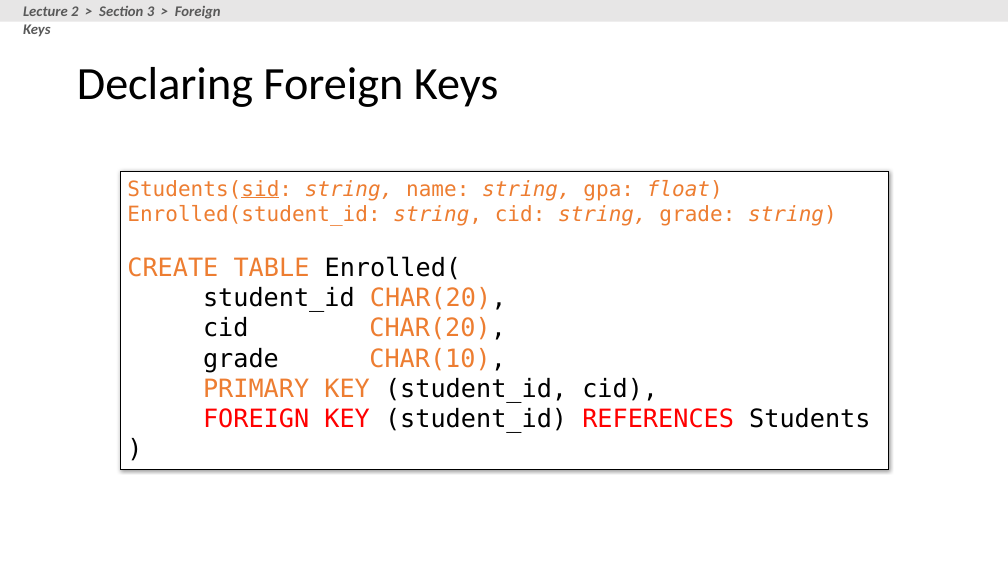
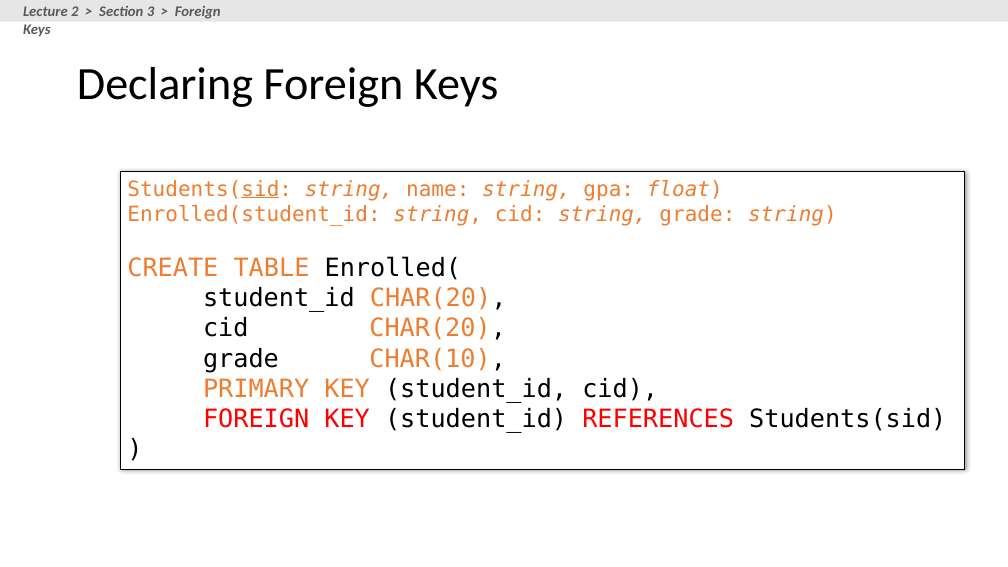
Before and after one commit to HazyResearch/cs145-notebooks-2016, a slide deck: slide 37 of lecture-2-3/Lecture_2_3_SQL.pptx (slide 36 before the commit). Drawn at 1008x567 pixels with LibreOffice and Linux fonts; fonts in the diff are those of the drawing. Boxes give left, top, right and bottom in pixels: in the first picture for what was removed or moved away, otherwise in the second. Text is boxed around its words. In the diff, an @@ line names an element or a change of style, - is before the commit and + after.

```diff
--- a/lecture-2-3/Lecture_2_3_SQL.pptx
+++ b/lecture-2-3/Lecture_2_3_SQL.pptx
@@ rectangle "Students(sid: string, name: string, gpa: ...": place and size @@
-rectangle "Students(sid: string, name: string, gpa: ..." at bbox=[120, 172, 889, 470]
+rectangle "Students(sid: string, name: string, gpa: ..." at bbox=[120, 172, 966, 470]
@@ text in rectangle at bbox=[203, 408, 946, 433]: text changed; text colour #FF0000 to #000000 @@
-FOREIGN KEY (student_id) REFERENCES Students
+FOREIGN KEY (student_id) REFERENCES Students(sid)
```
Also in this commit, not shown: 11 other slides changed, 2 slides added, 1 slide removed, 4 other files.
